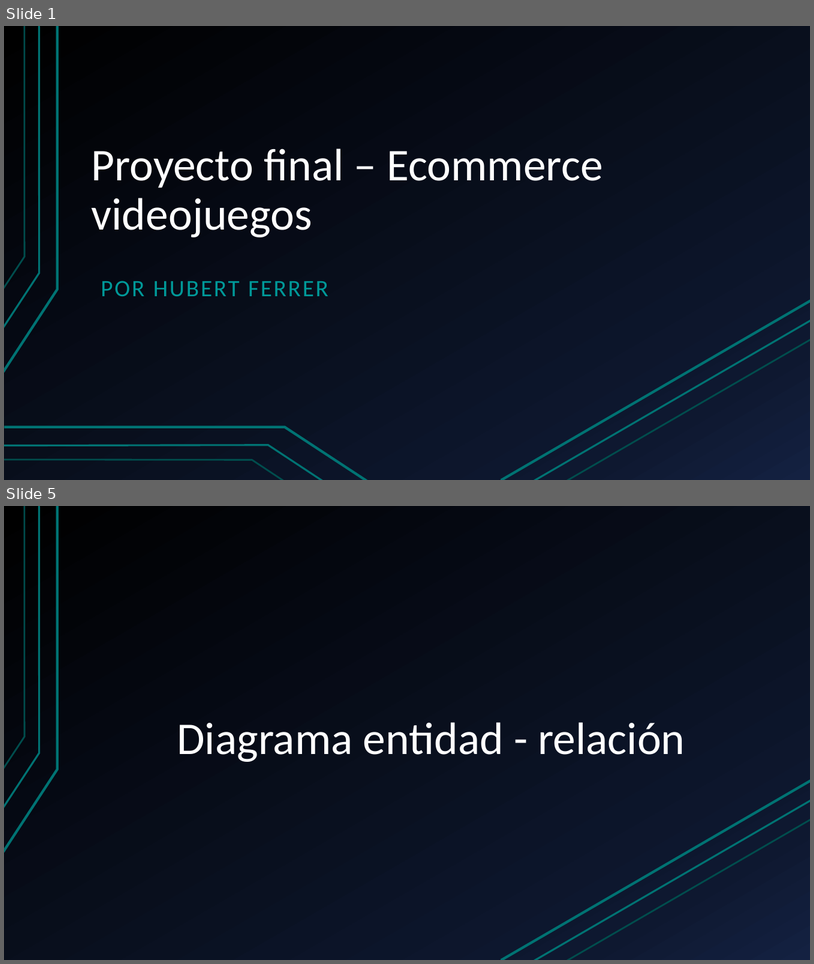
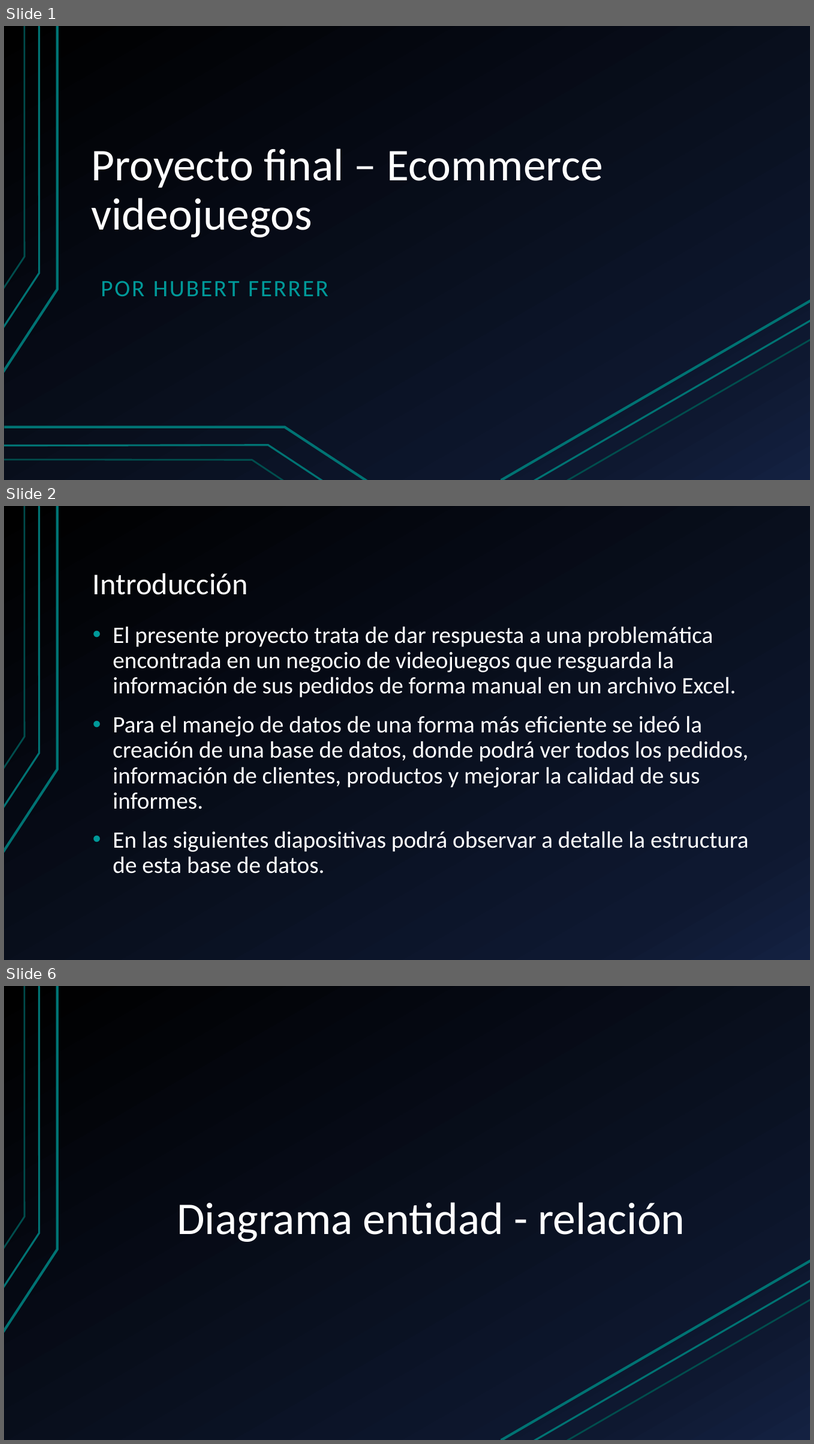
Before and after one commit to hferrer08/BDEcommerce, a slide deck: EcommerceVideojuegos+HubertFerrer.pptx. Shown one above the other, each under a label of ours: slides 1 and 5 before the commit, slides 1, 2 and 6 after it; the slides between them are not shown. The pictures are 814x964 and 814x1444 pixels, drawn with LibreOffice and Linux fonts; fonts in the diff are those of the drawing. Boxes give left, top, right and bottom in pixels: in the first picture for what was removed or moved away, otherwise in the second. Text is boxed around its words. In the diff, an @@ line names an element or a change of style, - is before the commit and + after.

Commit message:
Se agrega introducción, objetivos y situacion problematica a la presentacion

```diff
--- a/EcommerceVideojuegos+HubertFerrer.pptx
+++ b/EcommerceVideojuegos+HubertFerrer.pptx
@@ slide 2 added at [4, 506, 810, 960], background gradient #000000 to #0F1931 to #142242; not listed: 3 template elements that a slide beside it also shows @@
@@ title added at [93, 573, 248, 595], 36 pt, text #FFFFFF @@
+Introducción
@@ text added at [113, 626, 749, 873], 28 pt, text #FFFFFF @@
+• El presente proyecto trata de dar respuesta a una problemática encontrada en un negocio de videojuegos que resguarda la información de sus pedidos de forma manual en un archivo Excel.
+• Para el manejo de datos de una forma más eficiente se ideó la creación de una base de datos, donde podrá ver todos los pedidos, información de clientes, productos y mejorar la calidad de sus informes.
+• En las siguientes diapositivas podrá observar a detalle la estructura de esta base de datos.
@@ what was slide 5 is now slide 6 @@
```
Also in this commit, not shown: 2 slides changed, 3 other slides added, 2 slides removed, 2 other files.
